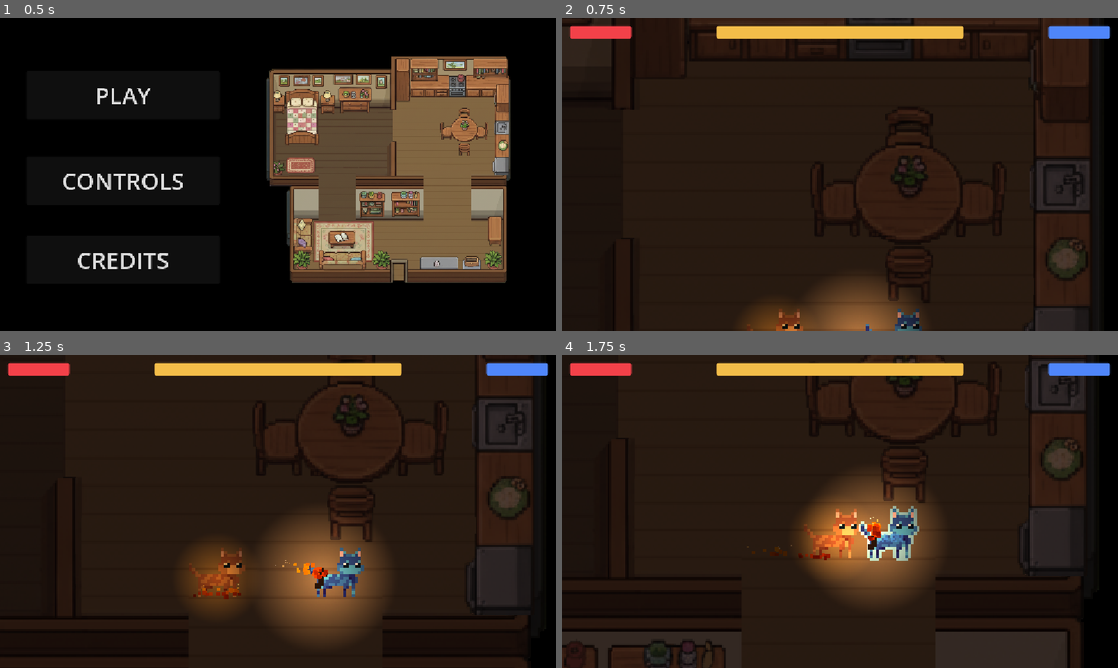
Above: before the commit, frames 1-4 (two rows, left to right).
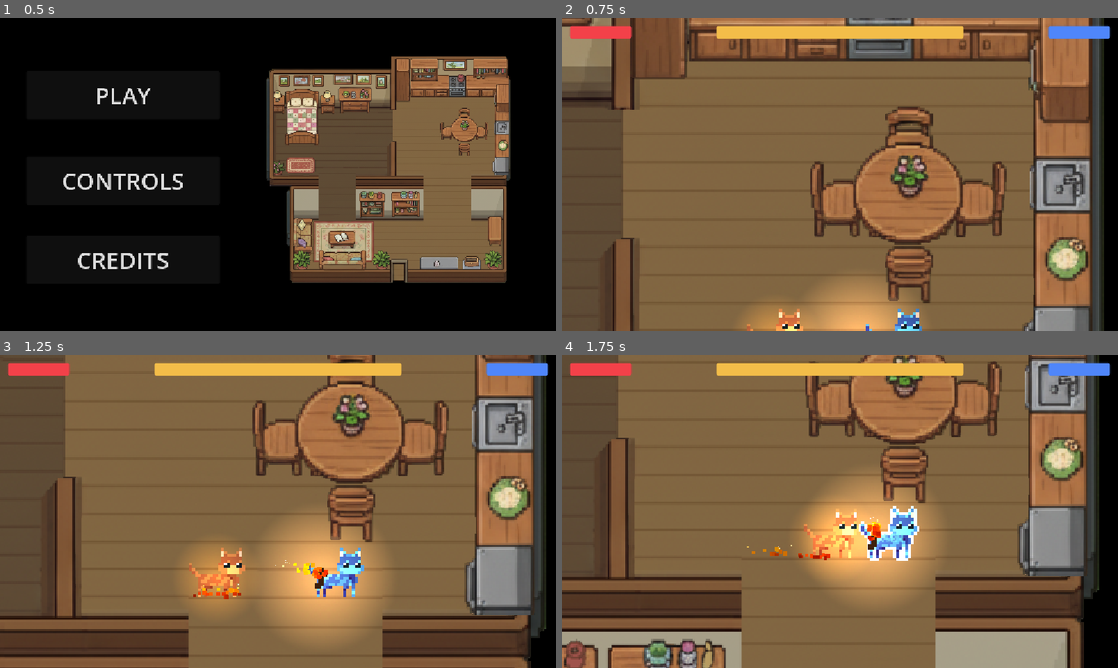
Above: after the commit, the same moments.

Repository: anqilique/GDGJam2-2025
Game: Godot game, scene res://Scenes/start_menu.tscn
Two runs of this game, one before a commit and one after it. Both use one fixed random seed, a clock stepped at 60 frames per second and the inputs below. The engine's default icon, where the game draws it, is replaced by a stand-in: a white triangle on a blue panel in a dark square.
Inputs (mouse positions are in pixels of both pictures, inside the frame that each line leads up to):
- Up to frame 1 (0.5 s): no input
- Up to frame 2 (0.75 s): click "PLAY" at 0.5 s
- Up to frame 3 (1.25 s): no input
- Up to frame 4 (1.75 s): move the mouse to (962, 495) at 1.27 s; hold D (fire_cat_move_right) from 1.28 s (still down); click (962, 495) at 1.35 s

Frame 1 is identical in both runs. In frame 2, 95% of the frame differs, in the area x 0-98%, y 0-100%; in frame 3, 95%, in the area x 0-99%, y 0-100%; in frame 4, 93%.

Commit message:
Collision With House
Using individual shapes because CollisionPolygon2D was causing errors. 😢

Diff:
--- a/Scenes/map.tscn
+++ b/Scenes/map.tscn
@@ -1,8 +1,50 @@
-[gd_scene load_steps=4 format=3 uid="uid://ddaet4ni81qki"]
+[gd_scene load_steps=18 format=3 uid="uid://ddaet4ni81qki"]
 
 [ext_resource type="PackedScene" uid="uid://bdtv1ln0t1j8i" path="res://Scenes/door.tscn" id="1_ci6au"]
 [ext_resource type="Texture2D" uid="uid://ci24sbmfj03u7" path="res://Assets/Art/house.png" id="2_26yhd"]
 [ext_resource type="Texture2D" uid="uid://b8t616ns614os" path="res://Assets/Art/furniture.png" id="3_p3ir5"]
+
+[sub_resource type="RectangleShape2D" id="RectangleShape2D_p3ir5"]
+size = Vector2(20, 328)
+
+[sub_resource type="RectangleShape2D" id="RectangleShape2D_myvm1"]
+size = Vector2(128, 316)
+
+[sub_resource type="RectangleShape2D" id="RectangleShape2D_q0mm3"]
+size = Vector2(128, 128)
+
+[sub_resource type="RectangleShape2D" id="RectangleShape2D_np2xp"]
+size = Vector2(184, 128)
+
+[sub_resource type="RectangleShape2D" id="RectangleShape2D_w7jjh"]
+size = Vector2(220, 96)
+
+[sub_resource type="RectangleShape2D" id="RectangleShape2D_6q3n4"]
+size = Vector2(78, 32)
+
+[sub_resource type="RectangleShape2D" id="RectangleShape2D_4c2oa"]
+size = Vector2(279, 88)
+
+[sub_resource type="RectangleShape2D" id="RectangleShape2D_olcgw"]
+size = Vector2(64, 592)
+
+[sub_resource type="RectangleShape2D" id="RectangleShape2D_dlo4w"]
+size = Vector2(680.5, 108)
+
+[sub_resource type="RectangleShape2D" id="RectangleShape2D_q6lx1"]
+size = Vector2(280.25, 90)
+
+[sub_resource type="RectangleShape2D" id="RectangleShape2D_5qtum"]
+size = Vector2(84.125, 121)
+
+[sub_resource type="CircleShape2D" id="CircleShape2D_ie368"]
+radius = 64.49806
+
+[sub_resource type="RectangleShape2D" id="RectangleShape2D_x5dfk"]
+size = Vector2(13.0625, 121)
+
+[sub_resource type="RectangleShape2D" id="RectangleShape2D_fls3e"]
+size = Vector2(99.53125, 64)
 
 [node name="Map" type="Node2D"]
 
@@ -82,7 +124,66 @@
 region_rect = Rect2(35, 102, 35, 346)
 
 [node name="DirectionalLight2D" type="DirectionalLight2D" parent="."]
+visible = false
 color = Color(0.07058824, 0, 0, 0.74509805)
 blend_mode = 2
 
+[node name="CollisionShapes" type="StaticBody2D" parent="."]
+
+[node name="CollisionShape2D" type="CollisionShape2D" parent="CollisionShapes"]
+position = Vector2(-336, -116)
+shape = SubResource("RectangleShape2D_p3ir5")
+
+[node name="CollisionShape2D2" type="CollisionShape2D" parent="CollisionShapes"]
+position = Vector2(-264, 166)
+shape = SubResource("RectangleShape2D_myvm1")
+
+[node name="CollisionShape2D3" type="CollisionShape2D" parent="CollisionShapes"]
+position = Vector2(296, 72)
+shape = SubResource("RectangleShape2D_q0mm3")
+
+[node name="CollisionShape2D4" type="CollisionShape2D" parent="CollisionShapes"]
+position = Vector2(4, 72)
+shape = SubResource("RectangleShape2D_np2xp")
+
+[node name="CollisionShape2D5" type="CollisionShape2D" parent="CollisionShapes"]
+position = Vector2(-102, 274)
+shape = SubResource("RectangleShape2D_w7jjh")
+
+[node name="CollisionShape2D6" type="CollisionShape2D" parent="CollisionShapes"]
+position = Vector2(-127, 192)
+shape = SubResource("RectangleShape2D_6q3n4")
+
+[node name="CollisionShape2D7" type="CollisionShape2D" parent="CollisionShapes"]
+position = Vector2(196.5, 276)
+shape = SubResource("RectangleShape2D_4c2oa")
+
+[node name="CollisionShape2D8" type="CollisionShape2D" parent="CollisionShapes"]
+position = Vector2(304, -24)
+shape = SubResource("RectangleShape2D_olcgw")
+
+[node name="CollisionShape2D9" type="CollisionShape2D" parent="CollisionShapes"]
+position = Vector2(-3.75, -262)
+shape = SubResource("RectangleShape2D_dlo4w")
+
+[node name="CollisionShape2D10" type="CollisionShape2D" parent="CollisionShapes"]
+position = Vector2(-196.125, -213)
+shape = SubResource("RectangleShape2D_q6lx1")
+
+[node name="CollisionShape2D11" type="CollisionShape2D" parent="CollisionShapes"]
+position = Vector2(-250.0625, -132.5)
+shape = SubResource("RectangleShape2D_5qtum")
+
+[node name="CollisionShape2D12" type="CollisionShape2D" parent="CollisionShapes"]
+position = Vector2(208, -104)
+shape = SubResource("CircleShape2D_ie368")
+
+[node name="CollisionShape2D13" type="CollisionShape2D" parent="CollisionShapes"]
+position = Vector2(13, -16)
+shape = SubResource("RectangleShape2D_x5dfk")
+
+[node name="CollisionShape2D14" type="CollisionShape2D" parent="CollisionShapes"]
+position = Vector2(-32, -208)
+shape = SubResource("RectangleShape2D_fls3e")
+
 [editable path="Door"]
--- a/Scenes/shadow.tscn
+++ b/Scenes/shadow.tscn
@@ -75,6 +75,7 @@
 
 [node name="CollisionShape2D" type="CollisionShape2D" parent="."]
 shape = SubResource("CapsuleShape2D_pt8rj")
+disabled = true
 
 [node name="AttackTimer" type="Timer" parent="."]
 wait_time = 0.4
